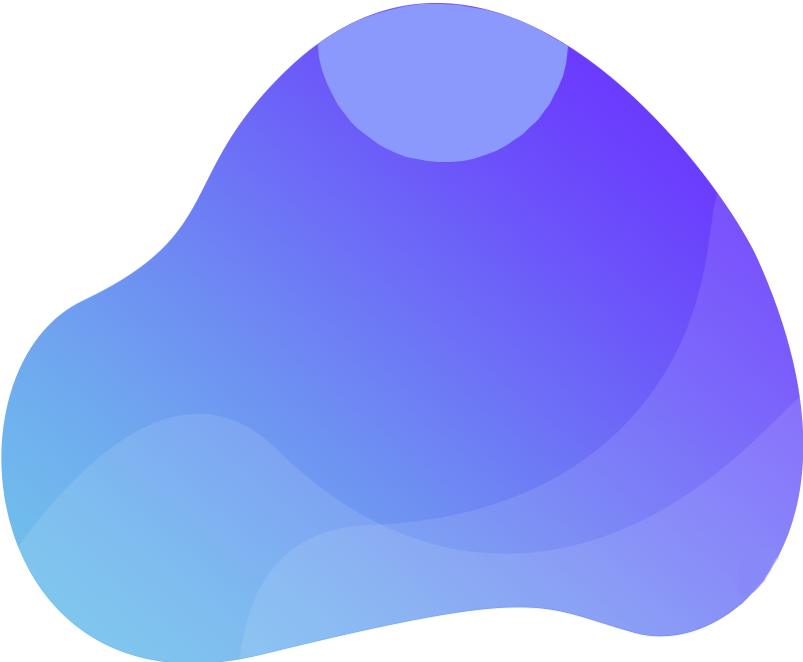
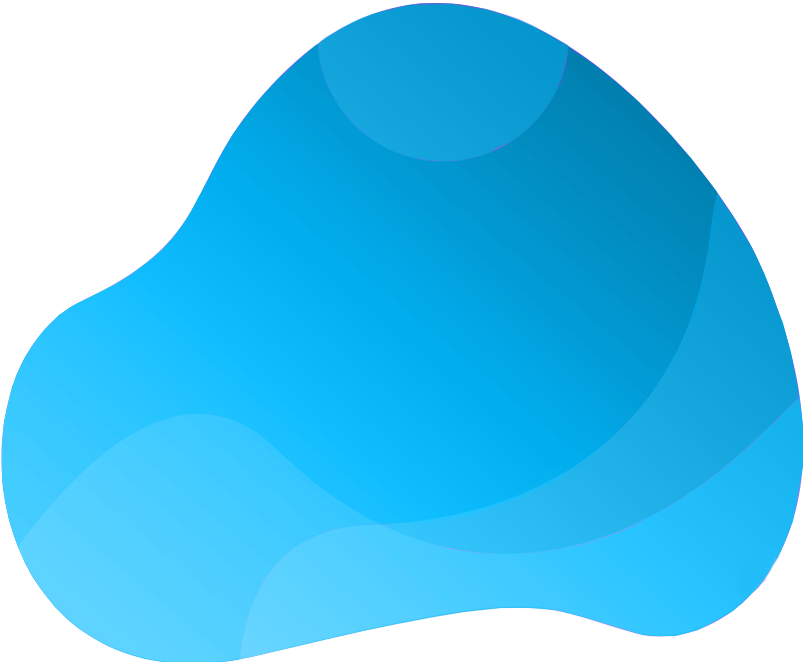
Layers edited between the first and the second 803x662 image:
"topdesign": blend normal → color, painted on it over [2, 3, 803, 662]
